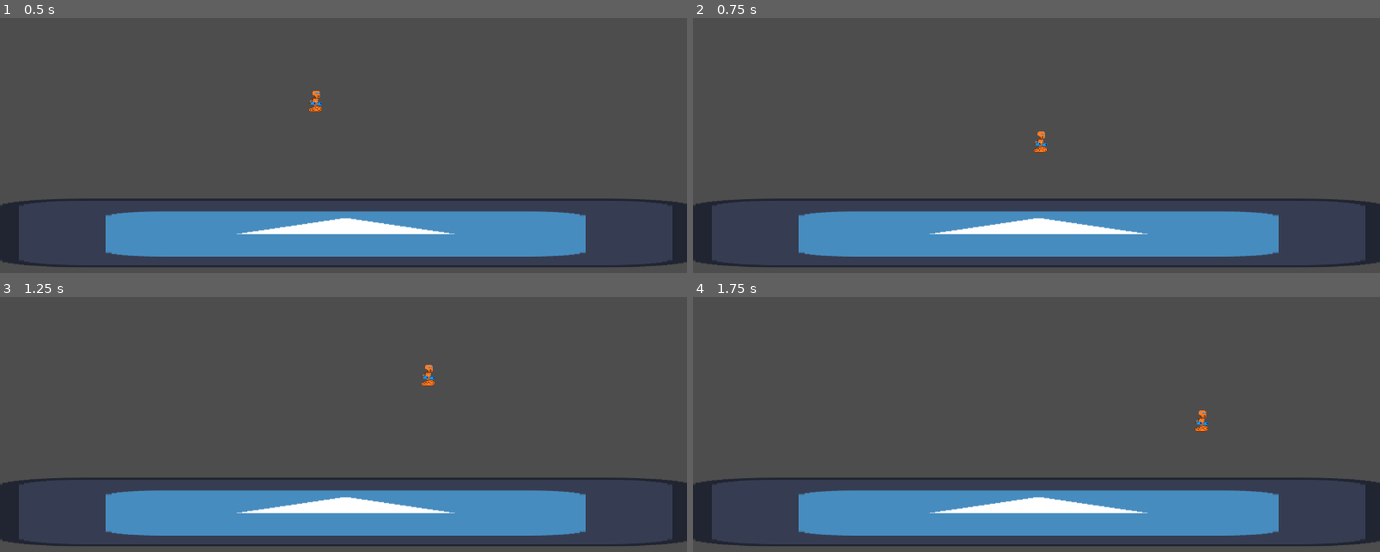
Above: before the commit, frames 1-4 (two rows, left to right).
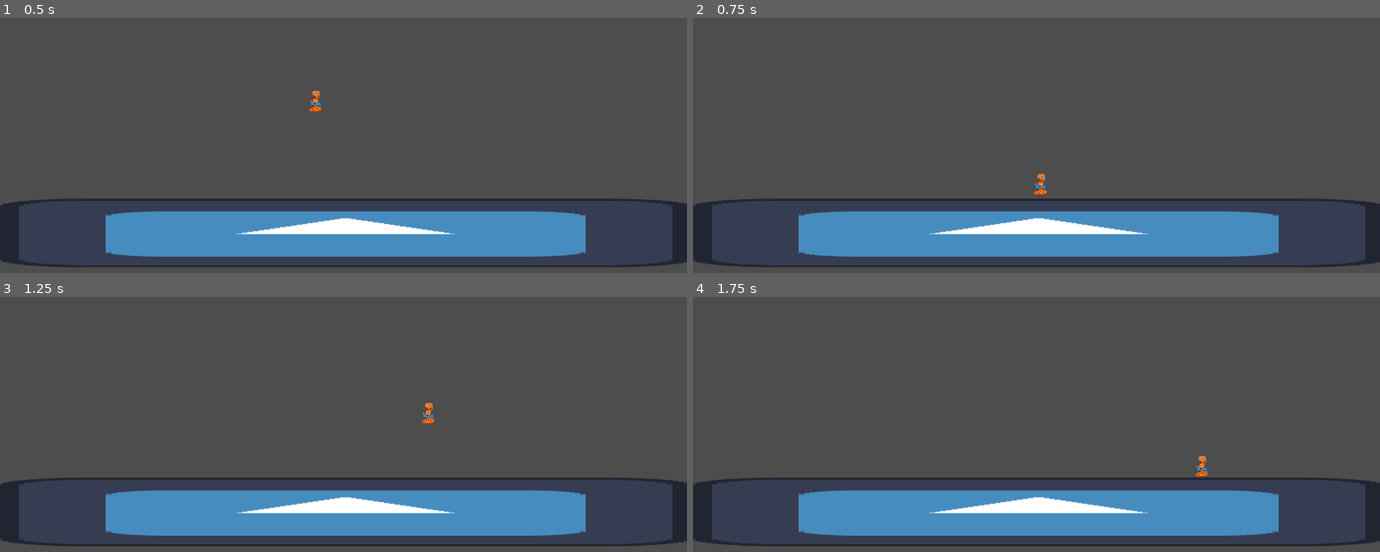
Above: after the commit, the same moments.

Repository: pablo-rr/zjam_2023
Game: Godot game, scene res://Scenes/Levels/testing_zone.tscn
Two runs of this game, one before a commit and one after it. Both use one fixed random seed, a clock stepped at 60 frames per second and the inputs below. The engine's default icon, where the game draws it, is replaced by a stand-in: a white triangle on a blue panel in a dark square.
Inputs:
- Up to frame 1 (0.5 s): no input
- Up to frame 2 (0.75 s): tap Enter at 0.5 s; hold Right (ui_right) from 0.53 s (still down); hold Shift (ui_charge_energy, bound only after the commit) from 0.53 s (still down)
- Up to frame 3 (1.25 s): keep holding Right (ui_right); keep holding Shift (ui_charge_energy, bound only after the commit); tap W (ui_jump) at 0.77, 0.8, 1.07 s
- Up to frame 4 (1.75 s): keep holding Right (ui_right); tap Space at 1.25 s; release Shift (ui_charge_energy, bound only after the commit) at 1.28 s; tap W (ui_jump) at 1.35, 1.52 s; tap Shift (ui_charge_energy, bound only after the commit) at 1.55 s

Frame 1 is identical in both runs. In frame 2, 0.2% of the frame differs, in the area x 49-52%, y 44-70%; in frame 3, 0.2%; in frame 4, 0.2%, in the area x 73-75%, y 44-71%.

Commit message:
Fixed delay on jump (player)
Signed-off-by: pablo-rr <pablorr2@gmail.com>

Diff:
--- a/Scenes/Player/player.gd
+++ b/Scenes/Player/player.gd
@@ -11,6 +11,13 @@
 
 @onready var jump_force_extra : float = 0.0
 @onready var time_charging_jump : float = 0.0
+@onready var charging_energy : bool = true
+
+func _input(event: InputEvent) -> void:
+	if(Input.is_action_pressed("ui_charge_energy") and is_on_floor()):
+		charging_energy = true
+	elif(Input.is_action_just_released("ui_charge_energy")):
+		charging_energy = false
 
 func _physics_process(delta: float) -> void:
 	# Add the gravity.
@@ -22,21 +29,33 @@
 	print("time_charging_jump", str(time_charging_jump))
 	print("jump_force_extra", str(jump_force_extra))
 
-	if(Input.is_action_pressed("ui_jump")):
+	if(charging_energy):
 		time_charging_jump += delta
 		if(time_charging_jump >= minimum_charge_time):
 			jump_force_extra += delta * jump_force_extra_fill
-	elif(Input.is_action_just_released("ui_jump") and is_on_floor()):
+	else:
+		time_charging_jump = 0.0
+		jump_force_extra = 0.0
+
+	if(Input.is_action_just_pressed("ui_jump") and is_on_floor()):
 		velocity.y = jump_force - jump_force_extra
-		time_charging_jump = 0.0
 		jump_force_extra = delta * jump_force_extra_fill
+		charging_energy = false
 
 	# Get the input direction and handle the movement/deceleration.
 	# As good practice, you should replace UI actions with custom gameplay actions.
 	var direction := Input.get_axis("ui_left", "ui_right")
 	if direction:
 		velocity.x = direction * speed
+		$AnimationPlayer.play("Walk")
+		if(direction >= 0):
+			$Sprite2D.flip_h = false
+		else:
+			$Sprite2D.flip_h = true
 	else:
+		$AnimationPlayer.play("Idle")
 		velocity.x = move_toward(velocity.x, 0, speed)
 
+
+
 	move_and_slide()
--- a/Scenes/Player/player.tscn
+++ b/Scenes/Player/player.tscn
@@ -4,7 +4,37 @@
 [ext_resource type="Texture2D" uid="uid://deok0vwhe4sic" path="res://Art/2D/Player.png" id="2_axwuq"]
 
 [sub_resource type="RectangleShape2D" id="RectangleShape2D_5wwvd"]
-size = Vector2(130, 130)
+size = Vector2(31, 39)
+
+[sub_resource type="Animation" id="Animation_u2oyi"]
+resource_name = "Idle"
+tracks/0/type = "value"
+tracks/0/imported = false
+tracks/0/enabled = true
+tracks/0/path = NodePath("Sprite2D:frame")
+tracks/0/interp = 1
+tracks/0/loop_wrap = true
+tracks/0/keys = {
+"times": PackedFloat32Array(0),
+"transitions": PackedFloat32Array(1),
+"update": 1,
+"values": [0]
+}
+
+[sub_resource type="Animation" id="Animation_j31y3"]
+length = 0.001
+tracks/0/type = "value"
+tracks/0/imported = false
+tracks/0/enabled = true
+tracks/0/path = NodePath("Sprite2D:frame")
+tracks/0/interp = 1
+tracks/0/loop_wrap = true
+tracks/0/keys = {
+"times": PackedFloat32Array(0),
+"transitions": PackedFloat32Array(1),
+"update": 1,
+"values": [0]
+}
 
 [sub_resource type="Animation" id="Animation_k1a0e"]
 resource_name = "Walk"
@@ -23,36 +53,6 @@
 "values": [0, 1, 0]
 }
 
-[sub_resource type="Animation" id="Animation_j31y3"]
-length = 0.001
-tracks/0/type = "value"
-tracks/0/imported = false
-tracks/0/enabled = true
-tracks/0/path = NodePath("Sprite2D:frame")
-tracks/0/interp = 1
-tracks/0/loop_wrap = true
-tracks/0/keys = {
-"times": PackedFloat32Array(0),
-"transitions": PackedFloat32Array(1),
-"update": 1,
-"values": [0]
-}
-
-[sub_resource type="Animation" id="Animation_u2oyi"]
-resource_name = "Idle"
-tracks/0/type = "value"
-tracks/0/imported = false
-tracks/0/enabled = true
-tracks/0/path = NodePath("Sprite2D:frame")
-tracks/0/interp = 1
-tracks/0/loop_wrap = true
-tracks/0/keys = {
-"times": PackedFloat32Array(0),
-"transitions": PackedFloat32Array(1),
-"update": 1,
-"values": [0]
-}
-
 [sub_resource type="AnimationLibrary" id="AnimationLibrary_cksyf"]
 _data = {
 "Idle": SubResource("Animation_u2oyi"),
@@ -64,7 +64,7 @@
 script = ExtResource("1_dnyhb")
 
 [node name="CollisionShape2D" type="CollisionShape2D" parent="."]
-position = Vector2(6, 39)
+position = Vector2(1.5, 0.5)
 shape = SubResource("RectangleShape2D_5wwvd")
 
 [node name="Sprite2D" type="Sprite2D" parent="."]
--- a/project.godot
+++ b/project.godot
@@ -44,7 +44,20 @@
 , Object(InputEventKey,"resource_local_to_scene":false,"resource_name":"","device":-1,"window_id":0,"alt_pressed":false,"shift_pressed":false,"ctrl_pressed":false,"meta_pressed":false,"pressed":false,"keycode":0,"physical_keycode":32,"key_label":0,"unicode":32,"echo":false,"script":null)
 ]
 }
+ui_shoot={
+"deadzone": 0.5,
+"events": [Object(InputEventKey,"resource_local_to_scene":false,"resource_name":"","device":-1,"window_id":0,"alt_pressed":false,"shift_pressed":false,"ctrl_pressed":false,"meta_pressed":false,"pressed":false,"keycode":73,"physical_keycode":0,"key_label":0,"unicode":105,"echo":false,"script":null)
+, Object(InputEventKey,"resource_local_to_scene":false,"resource_name":"","device":-1,"window_id":0,"alt_pressed":false,"shift_pressed":false,"ctrl_pressed":false,"meta_pressed":false,"pressed":false,"keycode":4194328,"physical_keycode":0,"key_label":0,"unicode":0,"echo":false,"script":null)
+]
+}
+ui_charge_energy={
+"deadzone": 0.5,
+"events": [Object(InputEventKey,"resource_local_to_scene":false,"resource_name":"","device":-1,"window_id":0,"alt_pressed":false,"shift_pressed":false,"ctrl_pressed":false,"meta_pressed":false,"pressed":false,"keycode":4194325,"physical_keycode":0,"key_label":0,"unicode":0,"echo":false,"script":null)
+, Object(InputEventKey,"resource_local_to_scene":false,"resource_name":"","device":-1,"window_id":0,"alt_pressed":false,"shift_pressed":false,"ctrl_pressed":false,"meta_pressed":false,"pressed":false,"keycode":74,"physical_keycode":0,"key_label":0,"unicode":106,"echo":false,"script":null)
+]
+}
 
 [rendering]
 
 textures/canvas_textures/default_texture_filter=0
+renderer/rendering_method="gl_compatibility"
